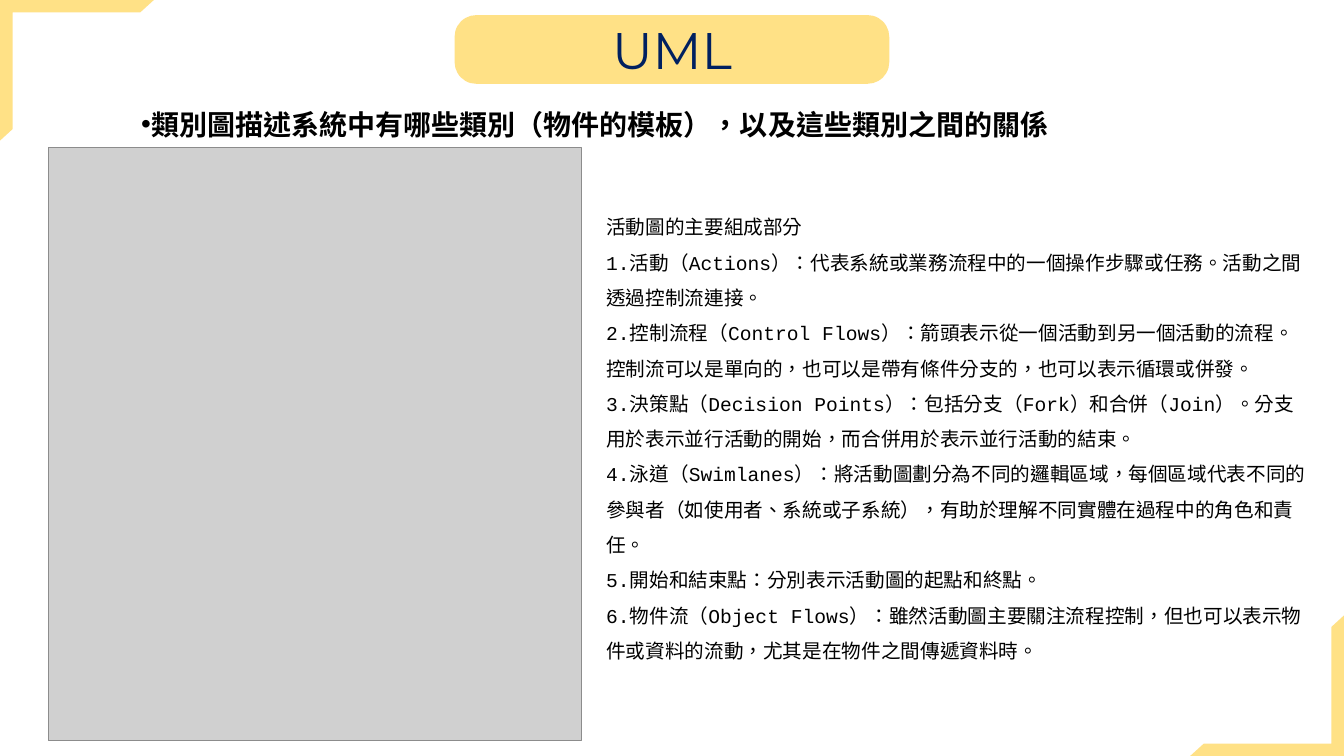
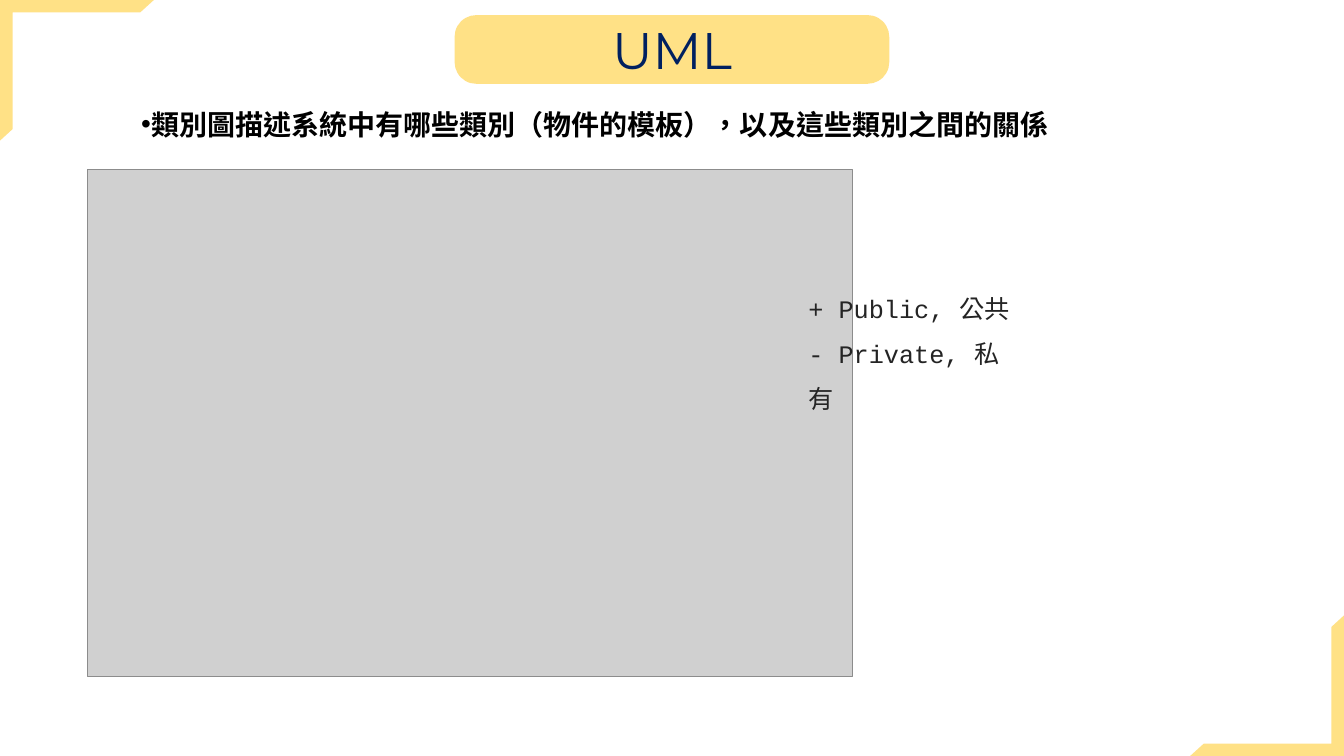
Before and after one commit to jiakai912/114201_poject, a slide deck: slide 4 of uml報告.pptx. Drawn at 1344x756 pixels with LibreOffice and Linux fonts; fonts in the diff are those of the drawing; grey boxes stand for pictures. Boxes give left, top, right and bottom in pixels: in the first picture for what was removed or moved away, otherwise in the second. Text is boxed around its words. In the diff, an @@ line names an element or a change of style, - is before the commit and + after.

```diff
--- a/uml報告.pptx
+++ b/uml報告.pptx
@@ picture: place and size @@
-picture at box(48, 148, 582, 741)
+picture at box(88, 169, 853, 678)
@@ text removed at box(606, 217, 1305, 627) @@
-活動圖的主要組成部分
-1.活動（Actions）：代表系統或業務流程中的一個操作步驟或任務。活動之間透過控制流連接。
-2.控制流程（Control Flows）：箭頭表示從一個活動到另一個活動的流程。控制流可以是單向的，也可以是帶有條件分支的，也可以表示循環或併發。
-3.決策點（Decision Points）：包括分支（Fork）和合併（Join）。分支用於表示並行活動的開始，而合併用於表示並行活動的結束。
-4.泳道（Swimlanes）：將活動圖劃分為不同的邏輯區域，每個區域代表不同的參與者（如使用者、系統或子系統），有助於理解不同實體在過程中的角色和責任。
-5.開始和結束點：分別表示活動圖的起點和終點。
-6.物件流（Object Flows）：雖然活動圖主要關注流程控制，但也可以表示物件或資料的流動，尤其是在物件之間傳遞資料時。
@@ text added at box(808, 297, 1010, 410), 18 pt, text #242424 @@
++ Public, 公共
+- Private, 私有
```
Also in this commit, not shown: 1 other slide changed, 1 slide removed.
